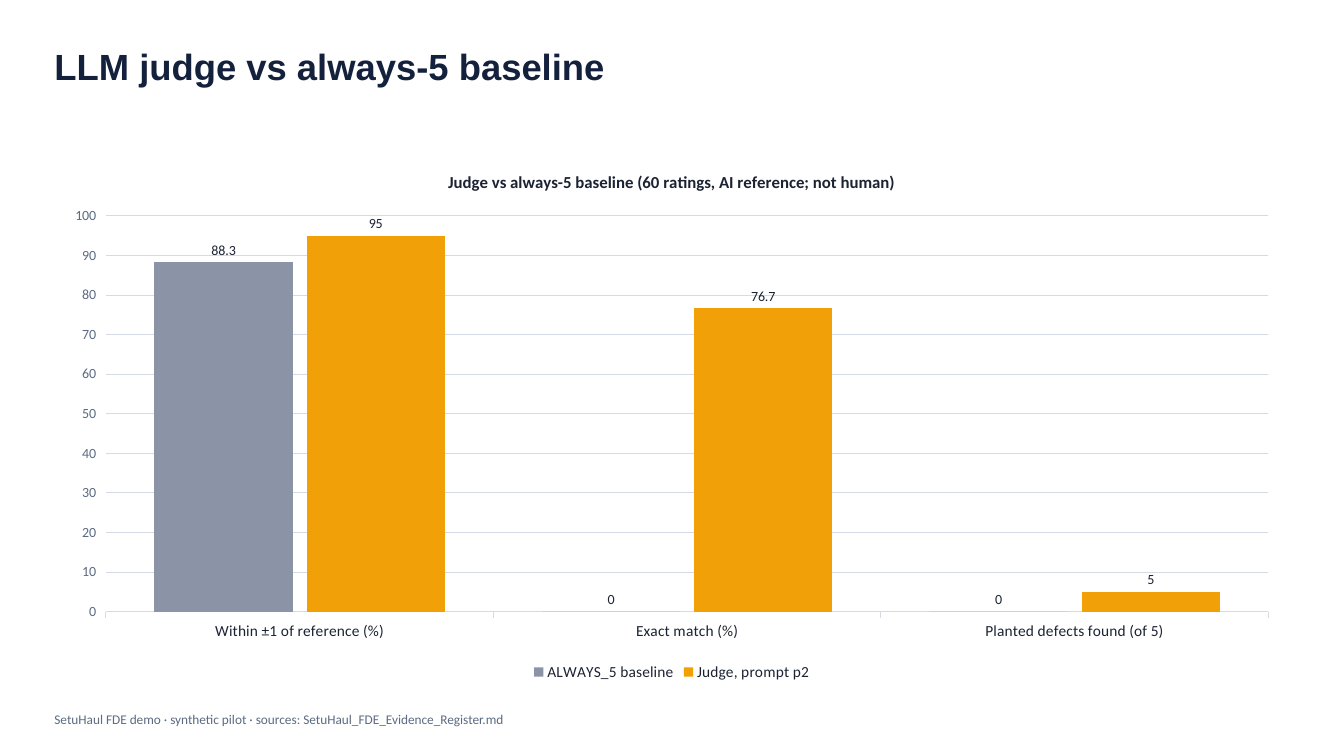
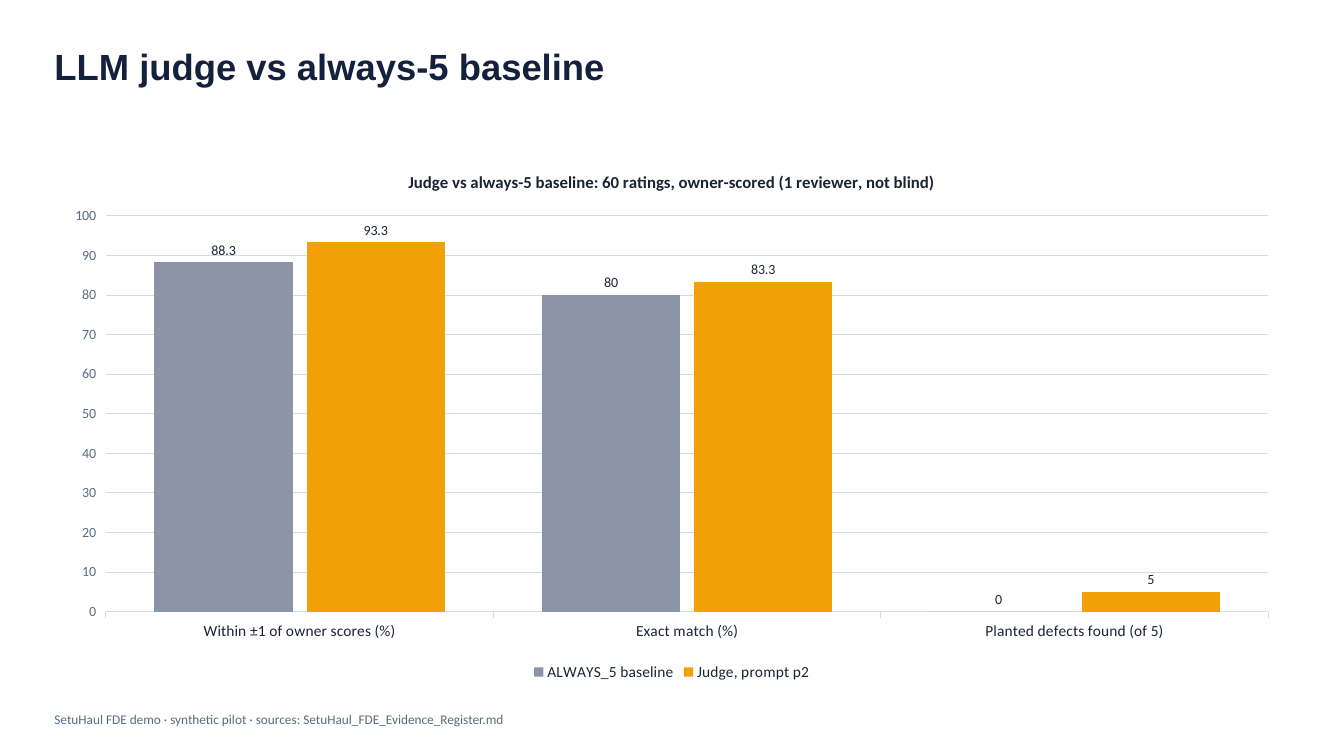
Before and after one commit to amolam/setuhaul-logistics, a slide deck: slide 19 of artifacts/fde-demo/source/diagrams_source.pptx. Drawn at 1344x756 pixels with LibreOffice and Linux fonts; fonts in the diff are those of the drawing. Boxes give left, top, right and bottom in pixels: in the first picture for what was removed or moved away, otherwise in the second. Text is boxed around its words. In the diff, an @@ line names an element or a change of style, - is before the commit and + after.

```diff
--- a/artifacts/fde-demo/source/diagrams_source.pptx
+++ b/artifacts/fde-demo/source/diagrams_source.pptx
@@ column chart at <box>50,151,1294,686</box> @@
@@ title "Judge vs always-5 baseline (60 ratings, AI reference; not human)" to "Judge vs always-5 baseline: 60 ratings, owner-scored (1 reviewer, not blind)" @@
-categories: Within ±1 of reference (%), Exact match (%), Planted defects found (of 5)
+categories: Within ±1 of owner scores (%), Exact match (%), Planted defects found (of 5)
-ALWAYS_5 baseline: 88.3, 0, 0
+ALWAYS_5 baseline: 88.3, 80, 0
@@ data labels of ALWAYS_5 baseline changed @@
-Judge, prompt p2: 95, 76.7, 5
+Judge, prompt p2: 93.3, 83.3, 5
@@ data labels of Judge, prompt p2 changed @@
@@ value axis changed @@
```
Also in this commit, not shown: 10 other slides changed, 22 other files.
